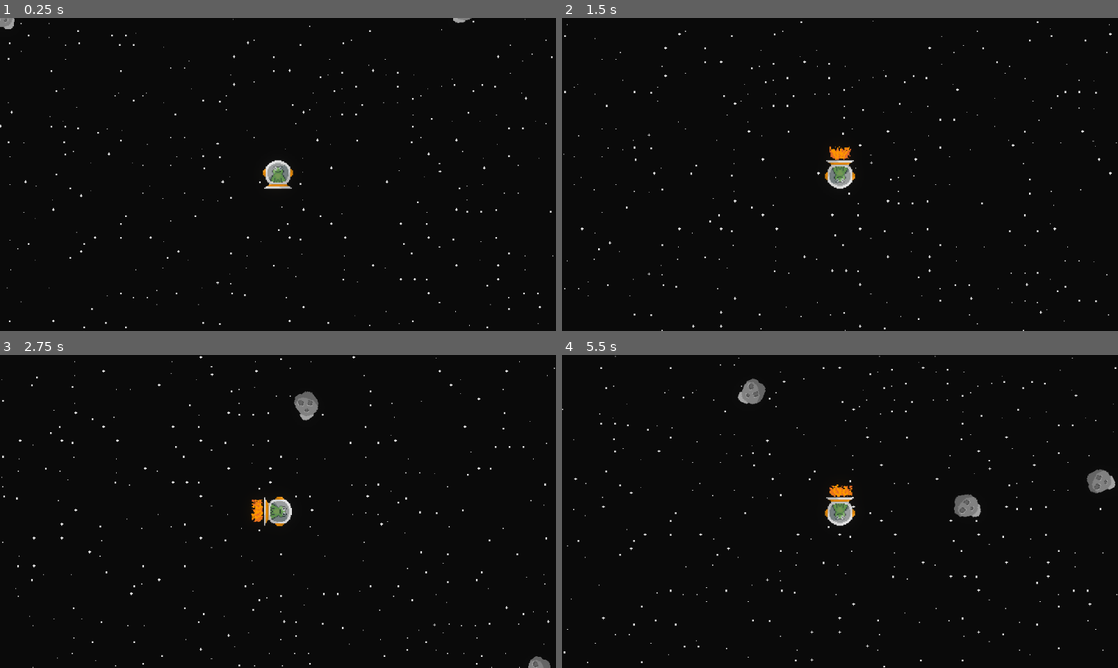
Above: before the commit, frames 1-4 (two rows, left to right).
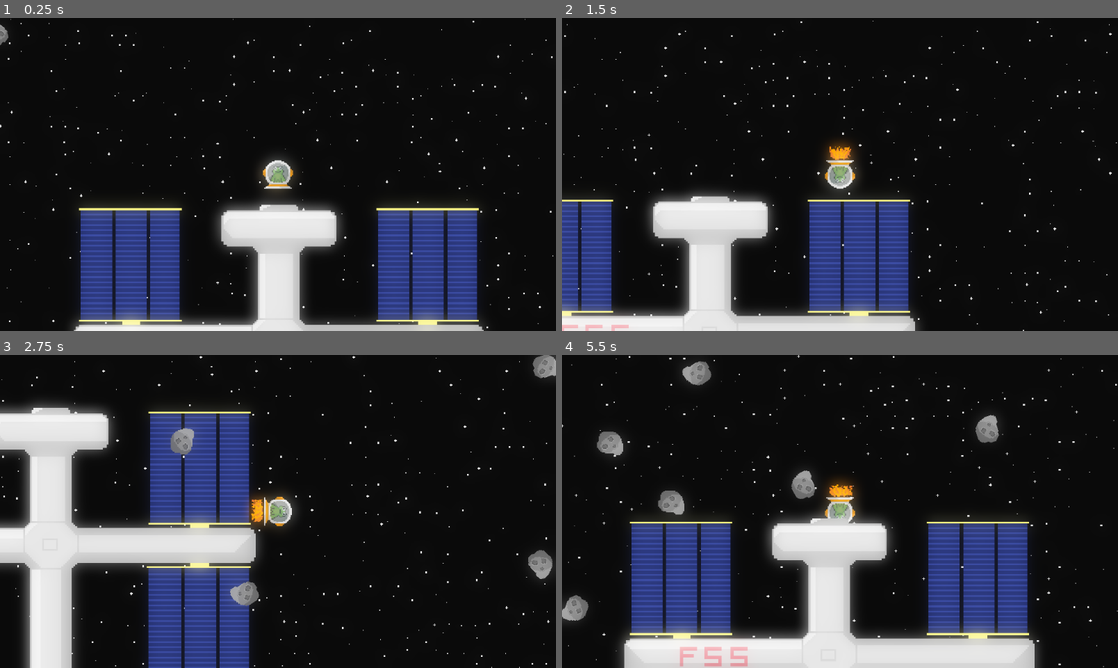
Above: after the commit, the same moments.

Repository: AnejMajnik/astrofrog
Game: Godot game, scene res://scenes/game.tscn
The game is run twice, just before and just after one commit, with the same random seed, the same clock (stepped at 60 frames per second) and the same inputs.
Inputs:
- Up to frame 1 (0.25 s): no input
- Up to frame 2 (1.5 s): hold D (right) 0.53-1.28 s; tap Shift (boost) at 0.6, 1.35 s; hold S (down) from 1.28 s (still down)
- Up to frame 3 (2.75 s): release S (down) at 2.03 s; hold D (right) from 2.03 s (still down); tap Shift (boost) at 2.1 s
- Up to frame 4 (5.5 s): release D (right) at 2.78 s; hold W (up) 2.78-3.53 s; tap Shift (boost) every 0.75 s from 2.85 to 5.1 s; hold A (left) 3.53-5.03 s; hold S (down) from 5.03 s (still down)

The runs differ from the first frame. In frame 1, 22% of the frame differs, in the area x 0-88%, y 0-100%; in frame 2, 20%; in frame 3, 29%; in frame 4, 31%, in the area x 0-100%, y 0-100%.

Commit message:
Added the FSS

Diff:
--- /dev/null
+++ b/scenes/asteroid_big.tscn
@@ -0,0 +1,19 @@
+[gd_scene format=3 uid="uid://by040qg8veiey"]
+
+[ext_resource type="Script" uid="uid://bqodosbmqpj86" path="res://scripts/asteroid.gd" id="1_5y4ff"]
+[ext_resource type="Texture2D" uid="uid://yqtugrx7sg4q" path="res://assets/asteroid_big.png" id="2_e88pg"]
+
+[sub_resource type="CapsuleShape2D" id="CapsuleShape2D_nrent"]
+radius = 13.0
+height = 100.0
+
+[node name="AsteroidBig" type="Area2D" unique_id=2080279659]
+script = ExtResource("1_5y4ff")
+
+[node name="Sprite2D" type="Sprite2D" parent="." unique_id=1808645928]
+texture = ExtResource("2_e88pg")
+
+[node name="CollisionShape2D" type="CollisionShape2D" parent="." unique_id=170404639]
+position = Vector2(0, 5)
+rotation = 1.5707964
+shape = SubResource("CapsuleShape2D_nrent")
--- /dev/null
+++ b/scenes/fss.tscn
@@ -0,0 +1,11 @@
+[gd_scene format=3 uid="uid://br75ocsh53afi"]
+
+[ext_resource type="Texture2D" uid="uid://5lluj0yiguw3" path="res://assets/fss.png" id="1_xsrpc"]
+
+[node name="FSS" type="StaticBody2D" unique_id=1428638061]
+
+[node name="Sprite2D" type="Sprite2D" parent="." unique_id=2063007878]
+texture = ExtResource("1_xsrpc")
+
+[node name="CollisionPolygon2D" type="CollisionPolygon2D" parent="." unique_id=238452790]
+polygon = PackedVector2Array(-117, -8, -14, -9, -14, -53, -33, -55, -33, -74, 30, -74, 30, -55, 11, -55, 11, -11, 114, -9, 115, 10, 11, 10, 11, 105, -12, 105, -12, 11, -118, 11)
--- a/scenes/game.tscn
+++ b/scenes/game.tscn
@@ -3,6 +3,7 @@
 [ext_resource type="PackedScene" uid="uid://bsl4l6lxm35n8" path="res://scenes/player.tscn" id="1_uwrxv"]
 [ext_resource type="Script" uid="uid://df3gdnuscrw5w" path="res://scripts/game.gd" id="1_yqjtg"]
 [ext_resource type="Texture2D" uid="uid://bafph5q00q4nb" path="res://assets/space_tileset.png" id="2_lnu2h"]
+[ext_resource type="PackedScene" uid="uid://br75ocsh53afi" path="res://scenes/fss.tscn" id="4_lbhrr"]
 
 [sub_resource type="TileSetAtlasSource" id="TileSetAtlasSource_lbhrr"]
 texture = ExtResource("2_lnu2h")
@@ -33,8 +34,8 @@
 [sub_resource type="Environment" id="Environment_nrent"]
 background_mode = 3
 glow_enabled = true
-glow_intensity = 0.23
-glow_strength = 1.29
+glow_intensity = 2.26
+glow_strength = 0.85
 glow_hdr_threshold = 0.0
 
 [node name="Game" type="Node2D" unique_id=1135541275]
@@ -82,4 +83,8 @@
 [node name="WorldEnvironment" type="WorldEnvironment" parent="." unique_id=1216752192]
 environment = SubResource("Environment_nrent")
 
+[node name="StaticBody2D" parent="." unique_id=1428638061 instance=ExtResource("4_lbhrr")]
+position = Vector2(328, 515)
+scale = Vector2(2, 2)
+
 [connection signal="timeout" from="AsteroidSpawnTimer" to="." method="_on_asteroid_spawn_timer_timeout"]
--- a/scripts/game.gd
+++ b/scripts/game.gd
@@ -1,6 +1,7 @@
 extends Node2D
 
 var asteroid = preload("res://scenes/asteroid.tscn")
+var asteroid_big = preload("res://scenes/asteroid_big.tscn")
 @onready var background: TileMapLayer = $Background
 
 var map_width_tiles: int = 500
@@ -38,7 +39,12 @@
 
 func spawn_asteroids(count: int, offscreen: bool = true):
 	for i in count:
-		var instance = asteroid.instantiate()
+		var instance
+		if randf_range(-1, 1) < 0.75:
+			instance = asteroid.instantiate()
+		else:
+			instance = asteroid_big.instantiate()
+
 		if offscreen:
 			instance.position = get_offscreen_position()
 		else:
Binary file changed: assets/asteroid.png
Binary file added: assets/asteroid_big.png
Not shown, added: assets/asteroid_big.png.import
Binary file added: assets/fss.png
Not shown, added: assets/fss.png.import
